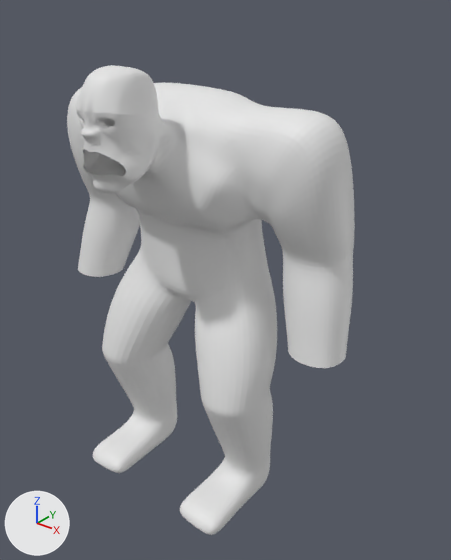
An edit to the Blender file Models/Main character/untitled.blend, drawn before and after from the same camera.
Before and after are seen from a 50 mm lens placed at (23.2, -25.7, 32.0), pointed at (2.1, 0.7, 15.7). Arrows for +X, +Y and +Z are at lower left; the lights stay in place.

The scene before the commit, as lines of its bpy script (objects in view):
```python
me_plane = bpy.data.meshes.new('Plane')
me_plane.from_pydata(...)  # 699 vertices, 639 faces, 1 loose edge; spans x 0.0..10.5, y -6.1..20.9, z -5.8..6.6
ob_plane = bpy.data.objects.new('Plane', me_plane)
ob_plane.location = (-0.03, -0.67, 7.43)
ob_plane.rotation_euler = (1.571, 0.0, 0.0)  # degrees (90, 0, 0)
_m = ob_plane.modifiers.new('Mirror', 'MIRROR')
_m.use_clip = True
_m = ob_plane.modifiers.new('Subsurf', 'SUBSURF')
_m.levels = 2
```
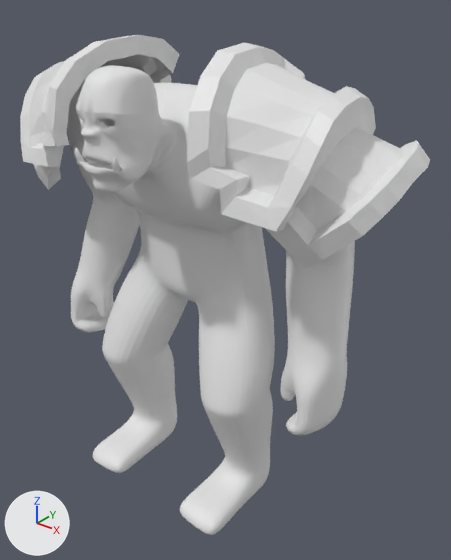
Changed parts and their boxes [x1, y1, x2, y2] in the pictures (451 x 560 px):
'Plane.001', added: after [20, 35, 430, 269]
part 1 of me_plane, built on: after [75, 147, 126, 176]
part 2 of me_plane, built on: before [74, 158, 355, 405]; after [71, 161, 355, 435]

What changed in the scene script:
```text
Change me_plane:
    used by ob_plane; location = (-0.03, -0.67, 7.43); rotation_euler = (1.571, 0.0, 0.0), in degrees (90, 0, 0)
    remove me_plane.from_pydata(...)  # 699 vertices, 639 faces, 1 loose edge; spans x 0.0..10.5, y -6.1..20.9, z -5.8..6.6
    add me_plane.from_pydata(...)  # 885 vertices, 833 faces; spans x 0.0..10.5, y -6.1..22.1, z -5.8..6.6
    me_plane part 1
    1 vertex is removed from x 0.3, y 17.2, z 6.3
    1 loose edge is deleted
    100 vertices are added at x 0.0..1.6, y 16.2..17.3, z 5.5..6.4
    106 new faces join them
    me_plane part 2
    13 vertices in x 5.6..10.1, y 7.2..12.2, z -4.1..0.5 move by (0.0, 0.0, -0.1)
    10 vertices in x 4.9..9.7, y 4.0..12.2, z -3.9..2.4 move by (0.0, 0.0, -0.2)
    8 vertices in x 2.8..7.9, y 4.0..10.1, z -3.8..2.4 move by (0.1, 0.0, -0.1)
    6 vertices in x 5.1..10.4, y 7.2..10.1, z -2.9..-0.5 move by (-0.1, 0.0, -0.1)
    6 vertices in x 5.8..9.4, y 10.1..11.3, z -2.2..-0.2 move by (0.0, 0.0, -0.3)
    4 vertices in x 4.1..10.0, y 5.9..10.1, z -2.0..1.7 move by (-0.1, 0.0, -0.2)
    32 vertices move from x 0.6..10.2, y 4.0..11.3, z -3.9..1.7 to x 0.8..10.1, y 4.0..11.3, z -3.7..1.5
    74 vertices are added at x 7.3..10.5, y 1.3..5.2, z -2.7..1.6
    6 new vertices lie (0.0, 0.0, 1.0) away from vertices in x 8.7..10.5, y 1.9..5.2, z -1.6..0.6
    5 new vertices lie (0.0, 0.0, 0.8) away from vertices in x 7.3..8.0, y 1.4..5.2, z -1.2..-0.3
    88 new faces join them
Add me_plane_001:
    me_plane_001.from_pydata(...)  # 158 vertices, 139 faces; spans x -1.2..8.5, y -7.6..7.7, z -9.4..0.0
Add ob_plane_001:
    ob_plane_001 = bpy.data.objects.new('Plane.001', me_plane_001)
    ob_plane_001.location = (4.5, -0.39, 29.15)
    ob_plane_001.scale = (1.0, 0.661, 1.0)
    _m = ob_plane_001.modifiers.new('Mirror', 'MIRROR')
    _m.mirror_object = ob_plane
```
